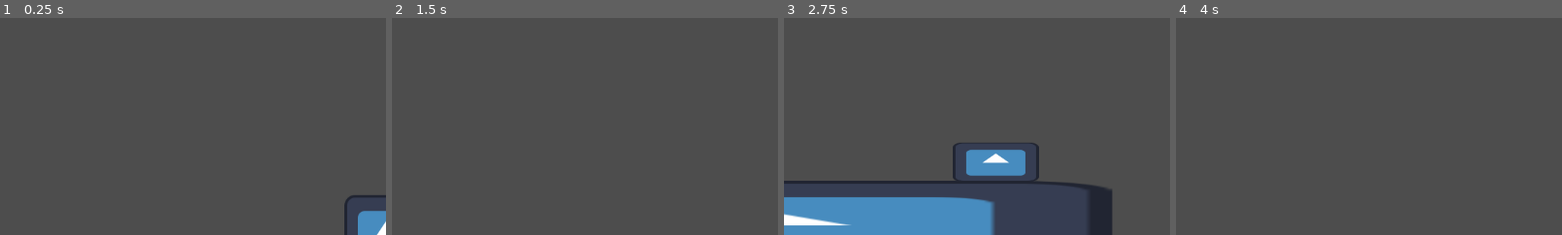
Above: before the commit, frames 1-4 (left to right).
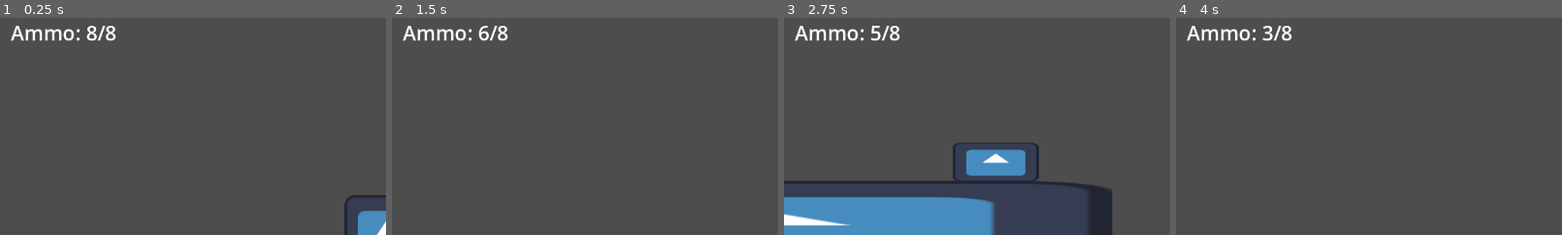
Above: after the commit, the same moments.

Repository: dzfrias/gladiator
Game: Godot game, scene res://scenes/test_scene.tscn
Two runs of this game, one before a commit and one after it. Both use one fixed random seed, a clock stepped at 60 frames per second and the inputs below. The engine's default icon, where the game draws it, is replaced by a stand-in: a white triangle on a blue panel in a dark square.
Inputs (mouse positions are % of the whole screen's width and height, from its top left):
- Up to frame 1 (0.25 s): no input
- Up to frame 2 (1.5 s): move the mouse to (72, 45) at 0.52 s; press the mouse at (72, 45) at 0.53 s; hold D (right) from 0.53 s (still down); tap Space (jump) at 0.77 s; move the mouse to (30, 55) at 1.27 s; release the mouse at (30, 55) at 1.28 s; click (30, 55) at 1.35 s
- Up to frame 3 (2.75 s): tap Space (jump) at 1.52 s; move the mouse to (60, 28) at 2.02 s; release D (right) at 2.03 s; hold A (left) from 2.03 s (still down); hold E (roll) from 2.03 s (still down); click (60, 28) at 2.3 s
- Up to frame 4 (4 s): move the mouse to (45, 70) at 2.77 s; release A (left) at 2.78 s; release E (roll) at 2.78 s; hold D (right) from 2.78 s (still down); click (45, 70) at 2.85 s; tap Space (jump) at 3.02, 3.77 s; move the mouse to (80, 65) at 3.52 s; press the mouse at (80, 65) at 3.53 s
The pictures show only the part of the screen within x 0-50%, y 3-53%; the shares and areas given below are measured in that part.

The runs differ from the first frame. In frame 1, 0.9% of the frame differs, in the area x 2-31%, y 3-11%; in frame 2, 0.9%; in frame 3, 0.9%; in frame 4, 0.9%.

Commit message:
add ammo to weapon

Diff:
--- a/project.godot
+++ b/project.godot
@@ -49,6 +49,11 @@
 "events": [Object(InputEventKey,"resource_local_to_scene":false,"resource_name":"","device":0,"window_id":0,"alt_presse …(189 unchanged characters)…
 ]
 }
+reload={
+"deadzone": 0.5,
+"events": [Object(InputEventKey,"resource_local_to_scene":false,"resource_name":"","device":-1,"window_id":0,"alt_pressed":false,"shift_pressed":false,"ctrl_pressed":false,"meta_pressed":false,"pressed":false,"keycode":0,"physical_keycode":82,"key_label":0,"unicode":114,"location":0,"echo":false,"script":null)
+]
+}
 
 [layer_names]
 
--- a/scenes/player.tscn
+++ b/scenes/player.tscn
@@ -9,10 +9,11 @@
 [sub_resource type="RectangleShape2D" id="RectangleShape2D_m5kfl"]
 size = Vector2(130, 128)
 
-[node name="Player" type="CharacterBody2D"]
+[node name="Player" type="CharacterBody2D" node_paths=PackedStringArray("weapon")]
 collision_layer = 2
 script = ExtResource("1_5wdcp")
 move_speed = 20000.0
+weapon = NodePath("Weapon")
 
 [node name="CollisionShape2D" type="CollisionShape2D" parent="."]
 shape = SubResource("RectangleShape2D_m5kfl")
--- a/scenes/test_scene.tscn
+++ b/scenes/test_scene.tscn
@@ -1,8 +1,9 @@
-[gd_scene load_steps=5 format=3 uid="uid://bwfjl353c2wgp"]
+[gd_scene load_steps=6 format=3 uid="uid://bwfjl353c2wgp"]
 
 [ext_resource type="PackedScene" uid="uid://dv7ihnextsw4v" path="res://scenes/player.tscn" id="1_ql7v1"]
 [ext_resource type="Texture2D" uid="uid://dccns2r7l5dx3" path="res://assets/icon.svg" id="2_xlqv4"]
 [ext_resource type="PackedScene" uid="uid://bydm8vffd6nwt" path="res://scenes/wolf.tscn" id="3_o7uif"]
+[ext_resource type="Script" path="res://scripts/ammo_ui.gd" id="4_sei8v"]
 
 [sub_resource type="RectangleShape2D" id="RectangleShape2D_yvj7l"]
 size = Vector2(128, 126)
@@ -25,3 +26,15 @@
 
 [node name="Wolf" parent="." instance=ExtResource("3_o7uif")]
 position = Vector2(-236, -1)
+
+[node name="HUD" type="CanvasLayer" parent="."]
+
+[node name="AmmoUI" type="Label" parent="HUD"]
+offset_left = 16.0
+offset_top = 15.0
+offset_right = 174.0
+offset_bottom = 64.0
+theme_override_font_sizes/font_size = 30
+text = "Ammo: 0/0"
+vertical_alignment = 1
+script = ExtResource("4_sei8v")
--- /dev/null
+++ b/scripts/ammo_ui.gd
@@ -0,0 +1,9 @@
+extends Label
+
+func _ready() -> void:
+	var weapon = Player.Instance.get_weapon() as Weapon
+	text = "Ammo: " + str(weapon.ammo) + "/" + str(weapon.max_ammo)
+	weapon.on_ammo_changed.connect(on_ammo_changed)
+
+func on_ammo_changed(ammo: int, max_ammo: int):
+	text = "Ammo: " + str(ammo) + "/" + str(max_ammo)
--- a/scripts/player.gd
+++ b/scripts/player.gd
@@ -3,9 +3,11 @@
 @export var move_speed: float = 400
 @export var jump_speed: float = 500
 @export var roll_speed: float = 800
+@export var weapon: Weapon
 
 var _state := State.CONTROL
 var _direction: float = 1
+static var Instance
 @onready var _init_layer = collision_layer
 
 enum State {
@@ -16,6 +18,7 @@
 func _ready() -> void:
 	$RollTimer.timeout.connect(_on_roll_timer_timeout)
 	$Health.died.connect(_on_health_died)
+	Instance = self
 
 func _process(delta: float) -> void:
 	if not is_on_floor():
@@ -49,6 +52,9 @@
 			_state = State.ROLL
 			$RollTimer.start()
 			collision_layer = Constants.INVINCIBLE_LAYER
+	if event.is_action_pressed("reload"):
+		if !weapon.is_reloading:
+			weapon.reload()
 
 func damage(amount: float) -> void:
 	if $Health.has_died:
@@ -62,3 +68,6 @@
 func _on_roll_timer_timeout() -> void:
 	collision_layer = _init_layer
 	_state = State.CONTROL
+
+func get_weapon() -> Weapon:
+	return weapon
--- a/scripts/weapon.gd
+++ b/scripts/weapon.gd
@@ -5,8 +5,21 @@
 @export var weapon_range: float = 2000
 @export var damage: float = 5
 @export var bullet_path_scene: PackedScene
+@export var reload_time : float = 1
+@export var max_ammo : int = 8
+
+signal on_ammo_changed(ammo: int, max_ammo: int)
+
+var ammo : int
+var is_reloading : bool
+
+func _ready() -> void:
+	ammo = max_ammo
 
 func fire(pos: Vector2):
+	if ammo <= 0:
+		return
+
 	var mouse_position = get_global_mouse_position()
 
 	var space_state = get_world_2d().direct_space_state
@@ -27,3 +40,14 @@
 				hit_object_health.take_damage(damage)
 
 	print("Hit: " + str(result))
+	ammo -= 1
+	on_ammo_changed.emit(ammo, max_ammo)
+	if ammo <= 0:
+		reload()
+
+func reload():
+	is_reloading = true
+	await get_tree().create_timer(reload_time).timeout
+	ammo = max_ammo
+	on_ammo_changed.emit(ammo, max_ammo)
+	is_reloading = false
